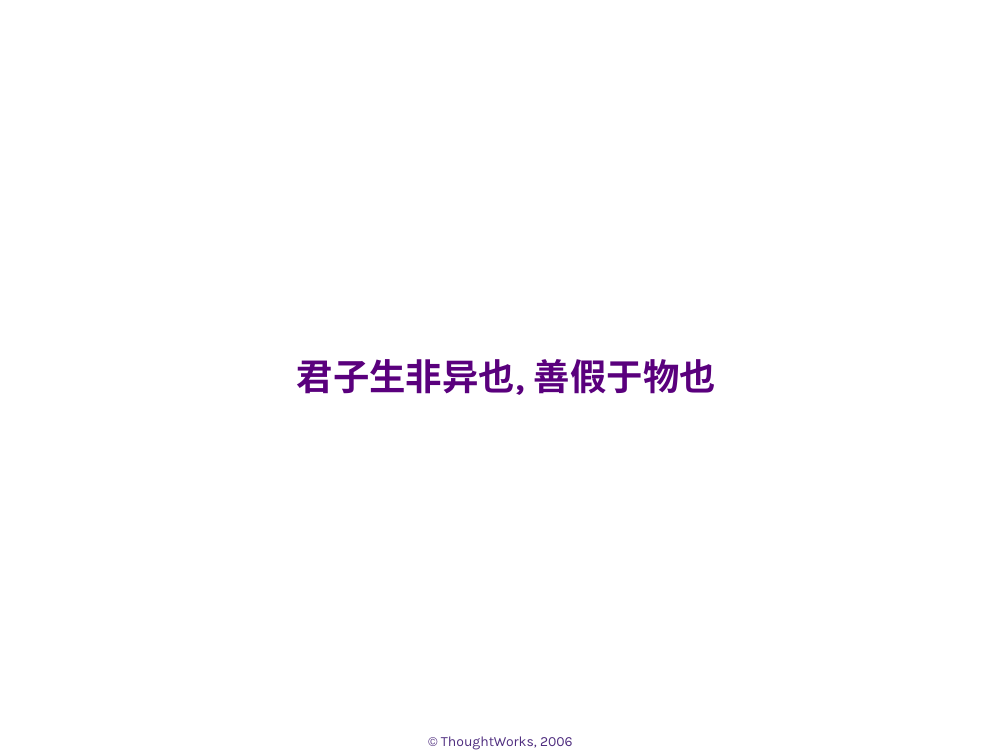
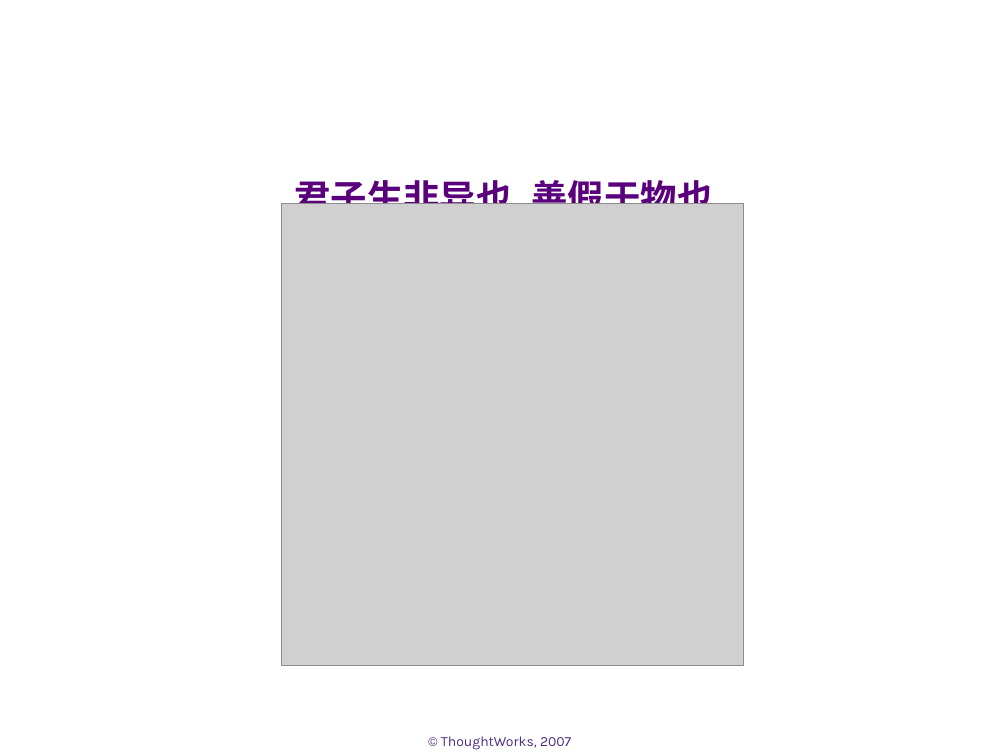
Before and after one commit to whimet/agilechina, a slide deck: slide 17 of docs/demo.ppt (slide 1 before the commit). Drawn at 1008x756 pixels with LibreOffice and Linux fonts; fonts in the diff are those of the drawing; grey boxes stand for pictures; background and template pictures are left out. Boxes give left, top, right and bottom in pixels: in the first picture for what was removed or moved away, otherwise in the second. Text is boxed around its words. In the diff, an @@ line names an element or a change of style, - is before the commit and + after.

```diff
--- a/docs/demo.ppt
+++ b/docs/demo.ppt
@@ title "君子生非异也, 善假于物也": place and size @@
-title "君子生非异也, 善假于物也" at (297,359,716,395)
+title "君子生非异也, 善假于物也" at (294,174,713,204)
@@ title "君子生非异也, 善假于物也" at (294,174,713,204): line spacing 1 to 0.95; vertical alignment bottom to middle @@
@@ picture added at (282,204,744,665) @@
@@ text at (441,736,571,750): text changed @@
-© ThoughtWorks, 2006
+© ThoughtWorks, 2007
```
Also in this commit, not shown: 9 other slides changed, 8 slides added, 10 slides removed.
